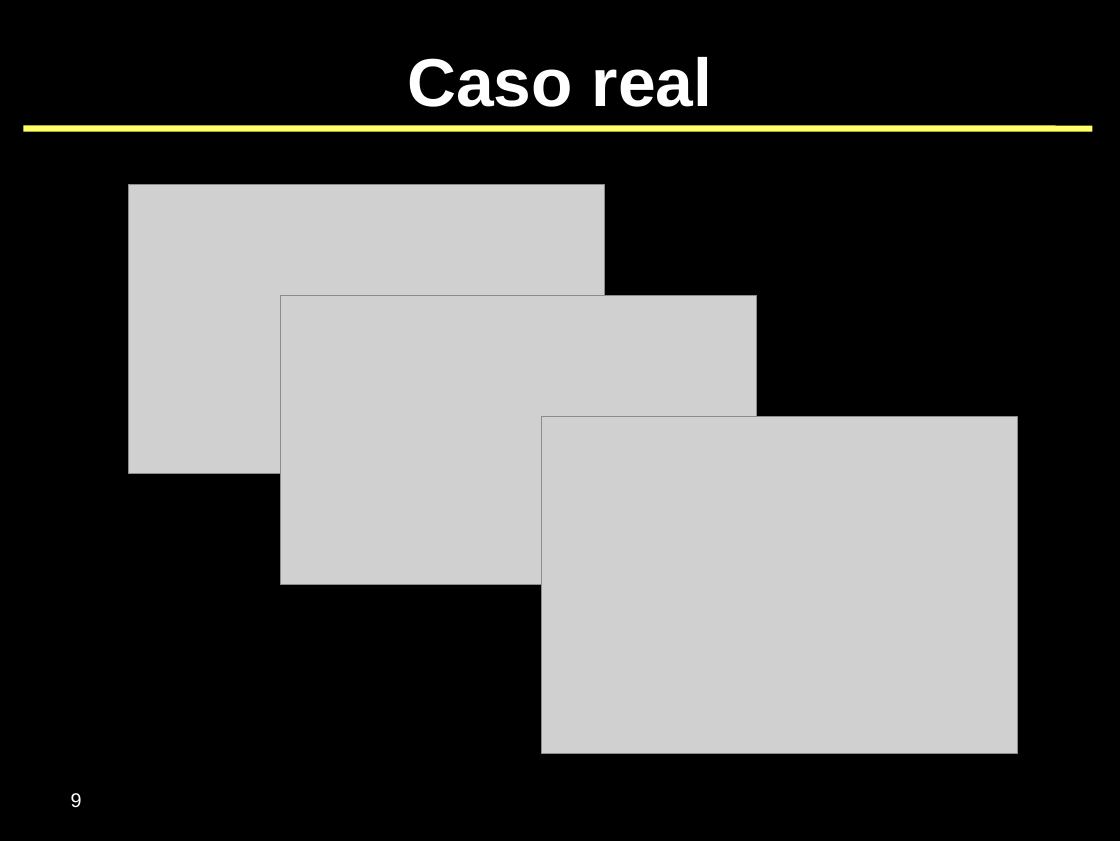
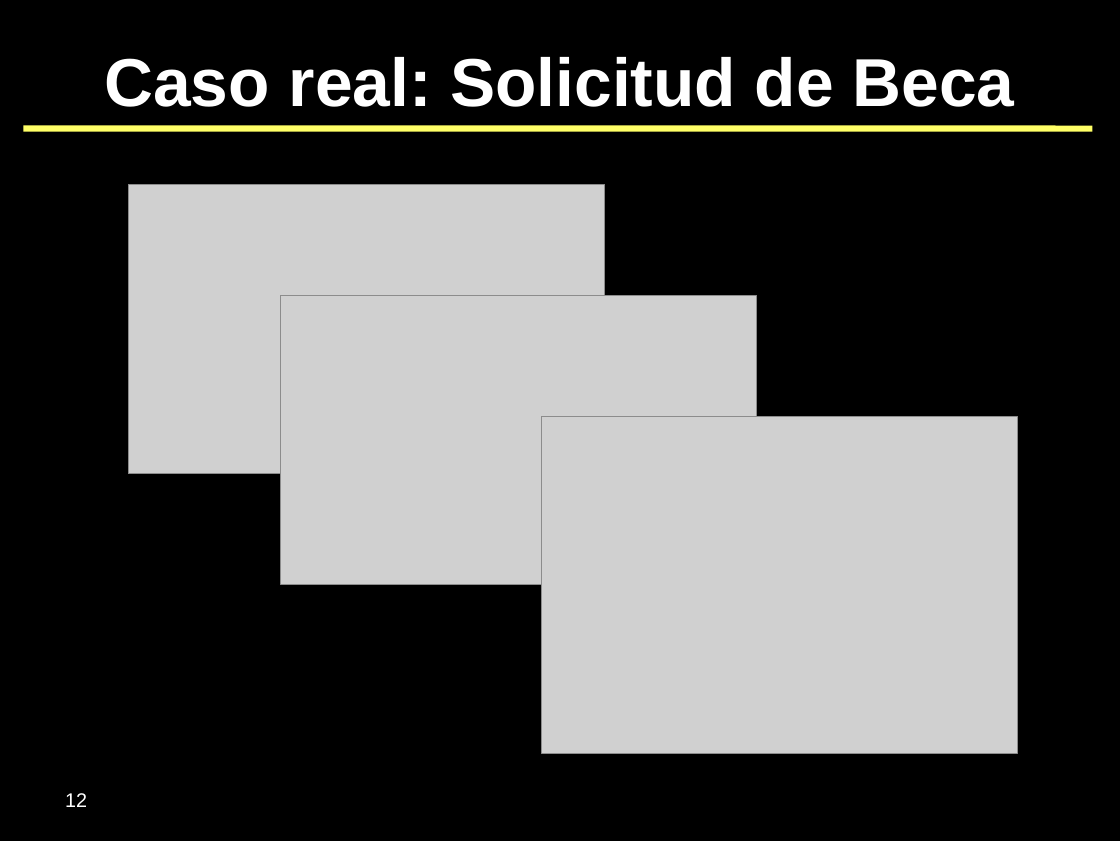
Before and after one commit to SIU-Toba/framework, a slide deck: slide 12 of doc/presentaciones/2007 - JAIIO - SIE.odp (slide 9 before the commit). Drawn at 1120x841 pixels with LibreOffice and Linux fonts; fonts in the diff are those of the drawing; grey boxes stand for pictures; background and template pictures are left out. Boxes give left, top, right and bottom in pixels: in the first picture for what was removed or moved away, otherwise in the second. Text is boxed around its words. In the diff, an @@ line names an element or a change of style, - is before the commit and + after.

```diff
--- a/doc/presentaciones/2007 - JAIIO - SIE.odp
+++ b/doc/presentaciones/2007 - JAIIO - SIE.odp
@@ title at box(104, 57, 1015, 107): text changed @@
-Caso real
+Caso real: Solicitud de Beca
@@ page number at box(65, 793, 87, 807): text changed @@
-9
+12
```
Also in this commit, not shown: 4 other slides changed, 3 slides added.
